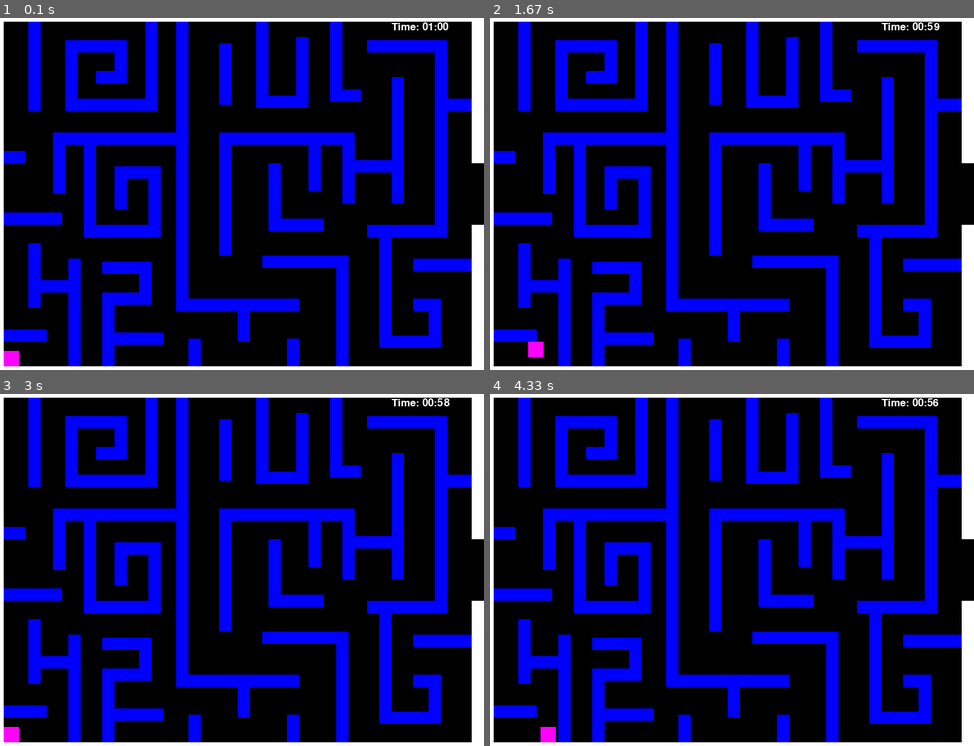
Above: before the commit, frames 1-4 (two rows, left to right).
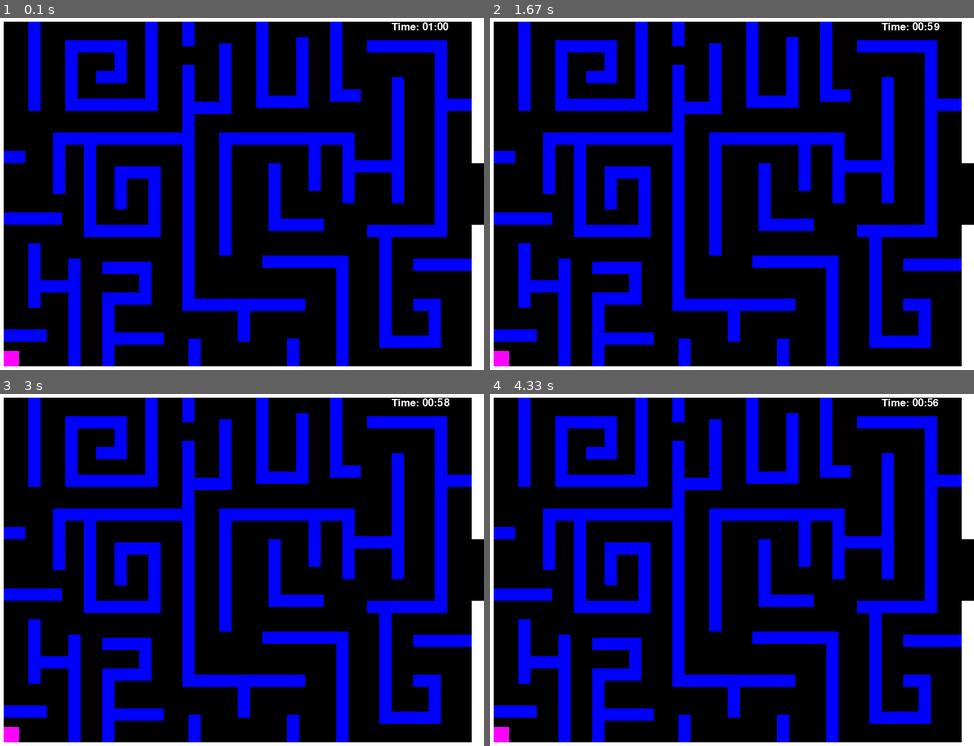
Above: after the commit, the same moments.

Repository: abbeymw/Pygame_Project4
Game: pygame game, started from pygame_maze.py
Same seed, same stepped clock (60 frames per second), same inputs: the game is played once before the commit and once after it.
Inputs:
- Up to frame 1 (0.1 s): no input
- Up to frame 2 (1.67 s): hold Right 0.33-0.8 s; hold Up 0.83-1.3 s
- Up to frame 3 (3 s): hold Left 1.83-2.37 s; hold Down 2.4-2.7 s
- Up to frame 4 (4.33 s): hold Right 3.57-4.2 s

The runs differ from the first frame. In frame 1, 2.3% of the frame differs, in the area x 36-64%, y 1-84%; in frame 2, 2.6%, in the area x 0-64%, y 1-99%; in frame 3, 2.3%; in frame 4, 2.6%.

Commit message:
progress on enemy sprites

Diff:
--- a/pygame_maze.py
+++ b/pygame_maze.py
@@ -4,47 +4,58 @@
 BLUE = (0, 0, 255)
 GREEN = (0, 255, 0)
 
-
-
 class player_(pygame.sprite.Sprite):
-    speed_x = 0
-    speed_y = 0
+    x_pos = 0
+    y_pos = 0
 
     def __init__(self, x, y):
         super().__init__()
         self.image = pygame.Surface([25, 25])
         self.image.fill((255, 0, 255))
         self.rect = self.image.get_rect()
+        self.rect.x = x
         self.rect.y = y
-        self.rect.x = x
-
-    def change_speed(self, x, y):
-        self.speed_x += x
-        self.speed_y += y
-
-    def move(self, walls):
-        self.rect.x += self.speed_x
-        list_of_blocks = pygame.sprite.spritecollide(self, walls, False)
-        for b in list_of_blocks:
-            if self.speed_x > 0:
-                self.rect.right = b.rect.left
-            else:
-                self.rect.left = b.rect.right
-        self.rect.y += self.speed_y
-        list_of_blocks = pygame.sprite.spritecollide(self, walls, False)
-        for b in list_of_blocks:
-            if self.speed_y > 0:
-                self.rect.bottom = b.rect.top
-            else:
-                self.rect.top = b.rect.bottom
+
+    # def change_speed(self, x, y):
+    #     self.speed_x += x
+    #     self.speed_y += y
+
+    # def move(self, walls):
+    #     self.rect.x += self.x_pos
+    #     list_of_blocks = pygame.sprite.spritecollide(self, walls, False)
+    #     for b in list_of_blocks:
+    #         if self.x_pos > 0:
+    #             self.rect.right = b.rect.left
+    #         else:
+    #             self.rect.left = b.rect.right
+    #     self.rect.y += self.y_pos
+    #     list_of_blocks = pygame.sprite.spritecollide(self, walls, False)
+    #     for b in list_of_blocks:
+    #         if self.y_pos > 0:
+    #             self.rect.bottom = b.rect.top
+    #         else:
+    #             self.rect.top = b.rect.bottom
+    def handle_keys(self, walls):
+        """ Handles Keys """
+        key = pygame.key.get_pressed()
+        dist = 2 # distance moved in 1 frame, try changing it to 5
+        if key[pygame.K_DOWN]: # down key
+            self.y_pos += dist # move down
+        elif key[pygame.K_UP]: # up key
+            self.y_pos -= dist # move up
+        if key[pygame.K_RIGHT]: # right key
+            self.x_pos += dist # move right
+        elif key[pygame.K_LEFT]: # left key
+            self.x_pos -= dist
+
 class Wall(pygame.sprite.Sprite):
     def __init__(self, x, y, w, h, color):
         super().__init__()
         self.image = pygame.Surface([w, h])
         self.image.fill(color)
         self.rect = self.image.get_rect()
+        self.rect.x = x
         self.rect.y = y
-        self.rect.x = x
 
 class Setting(object):
     wall_list = None
@@ -53,6 +64,24 @@
     def __init__(self):
         self.wall_list = pygame.sprite.Group()
         self.enemy_sprites = pygame.sprite.Group()
+
+# class Enemies(pygame.sprite.Sprite):
+#     def __init__(self, x, y, w, h, color):
+#         super().__init__()
+#         self.image = pygame.Surface([w, h])
+#         self.image.fill(color)
+#         self.rect = self.image.get_rect()
+#         self.rect.x = x
+#         self.rect.y = y
+#         # self.draw()
+
+# class Enemy_placement(Setting):
+#     def __init__(self):
+#         super().__init__()
+#         enemies_creation = [[20, 20, 20, 20, GREEN]]
+#         for e in enemies_creation:
+#             enemy = Enemies(e[0], e[1], e[2], e[3], e[4])
+#             self.enemy_sprites.add(enemy)
 
 class Maze(Setting):
     def __init__(self):
@@ -63,13 +92,15 @@
                  [780, 350, 20, 350, WHITE],
                  [20, 0, 760, 20, WHITE],
                  [20, 580, 760, 20, WHITE],
-                 [300, 20, 20, 450, BLUE],
-                 [300, 470, 200, 20, BLUE],
+                 [310, 20, 20, 40, BLUE],
+                 [310, 90, 20, 380,BLUE],
+                 [310, 150, 80, 20, BLUE],
+                 [310, 470, 200, 20, BLUE],
                  [320, 535, 20, 45, BLUE],
                  [480, 535, 20, 45, BLUE],
                  [400, 480, 20, 60, BLUE],
                  [100, 200, 20, 100, BLUE],
-                 [100, 200, 200, 20, BLUE],
+                 [100, 200, 220, 20, BLUE],
                  [370, 200, 20, 200, BLUE],
                  [370, 55, 20, 100, BLUE],
                  [430, 20, 20, 140, BLUE],
@@ -123,32 +154,41 @@
             wall = Wall(w[0], w[1], w[2], w[3], w[4])
             self.wall_list.add(wall)
 
-
 def main():
+    #game stuff
     pygame.init()
     disp = pygame.display.set_mode([800, 600])
-    pygame.display.set_caption("Abbey's Maze Game")
+    pygame.display.set_caption("Abbey's Maze Game for Project 4")
     player = player_(20, 555)
     movingsprites = pygame.sprite.Group()
     movingsprites.add(player)
     maze = Maze()
-
+    # enemies = Enemy_placement()
+
+    #time clock
     clock = pygame.time.Clock()
     font = pygame.font.Font(None, 25)
     f_count = 0
     f_rate = 60
     start_time = 60
 
-    done = False
-    while not done:
-        player.move(maze.wall_list)
+    #music/sound
+    pygame.mixer.init()
+    # pygame.mixer.music.load()
+
+
+
+    game_over = False
+    while not game_over:
+        player.handle_keys(maze.wall_list)
+        # player.handle_keys()
         disp.fill((0, 0, 0))
 
         tot_secs = start_time - (f_count//f_rate)
-        if tot_secs < 0:
-            done = True
-            print("you ran out of time")
-        secs = tot_secs % 60
+        # if tot_secs < 0:
+        #     game_over = True
+        #     print("You ran out of time!")
+        secs = tot_secs%60
         mins = (tot_secs//60)
         time_shown = "Time: {0:02}:{1:02}".format(mins, secs)
         text = font.render(time_shown, True, WHITE)
@@ -158,35 +198,47 @@
 
         movingsprites.draw(disp)
         maze.wall_list.draw(disp)
+        # enemies.draw(disp)
+
 
         pygame.display.flip()
 
         for event in pygame.event.get():
-            if event.type == pygame.KEYDOWN:
-                if event.key == pygame.K_LEFT:
-                    player.change_speed(-2, 0)
-                if event.key == pygame.K_RIGHT:
-                    player.change_speed(2, 0)
-                if event.key == pygame.K_UP:
-                    player.change_speed(0, -2)
-                if event.key == pygame.K_DOWN:
-                    player.change_speed(0, 2)
-            if event.type == pygame.KEYUP:
-                if event.key == pygame.K_LEFT:
-                    player.change_speed(2, 0)
-                if event.key == pygame.K_RIGHT:
-                    player.change_speed(-2, 0)
-                if event.key == pygame.K_UP:
-                    player.change_speed(0,2)
-                if event.key == pygame.K_DOWN:
-                    player.change_speed(0, -2)
+            # if event.type == pygame.KEYDOWN:
+            #     if event.key == pygame.K_LEFT:
+            #         player.change_speed(-2, 0)
+            #     if event.key == pygame.K_RIGHT:
+            #         player.change_speed(2, 0)
+            #     if event.key == pygame.K_UP:
+            #         player.change_speed(0, -2)
+            #     if event.key == pygame.K_DOWN:
+            #         player.change_speed(0, 2)
+            # if event.type == pygame.KEYUP:
+            #     if event.key == pygame.K_LEFT:
+            #         player.change_speed(2, 0)
+            #     if event.key == pygame.K_RIGHT:
+            #         player.change_speed(-2, 0)
+            #     if event.key == pygame.K_UP:
+            #         player.change_speed(0,2)
+            #     if event.key == pygame.K_DOWN:
+            #         player.change_speed(0, -2)
+            # if event.type == pygame.KEYDOWN:
+            #     if event.key == pygame.K_LEFT:
+            #         player.x_pos -= 1
+            #     if event.key == pygame.K_RIGHT:
+            #         player.x_pos += 1
+            #     if event.key == pygame.K_UP:
+            #         player.y_pos -= 1
+            #     if event.key == pygame.K_DOWN:
+            #         player.y_pos += 1
+
 
             if player.rect.x > 801:
-                done = True
+                game_over = True
                 print("You won!")
 
             if event.type == pygame.QUIT:
-                done = True
+                game_over = True
 
     pygame.quit()
 
